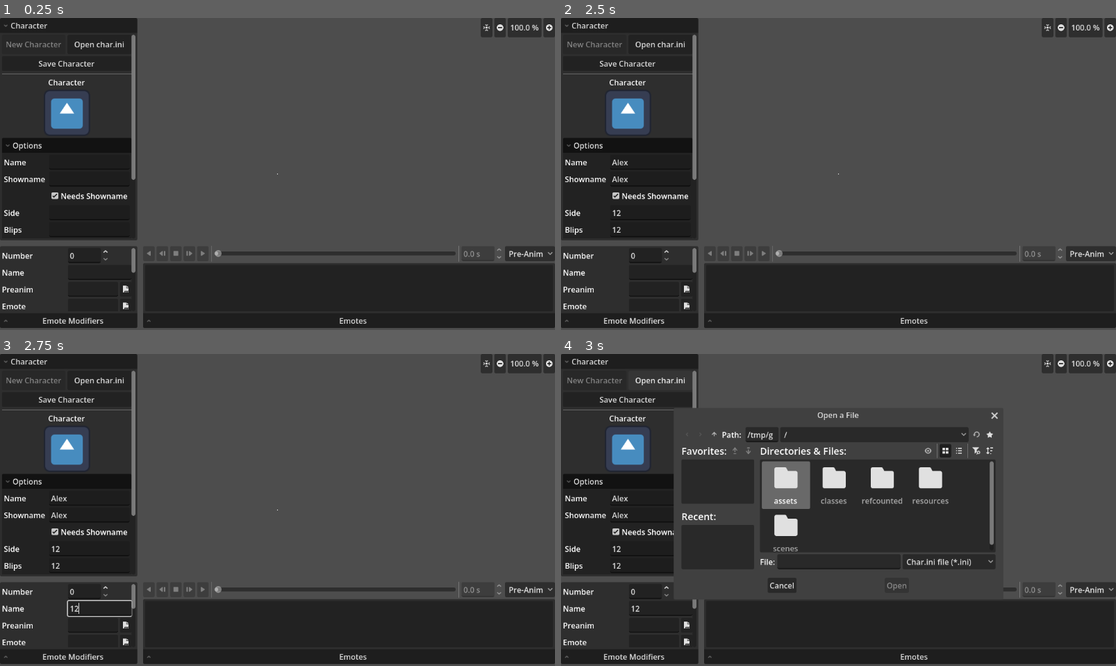
Above: before the commit, frames 1-4 (two rows, left to right).
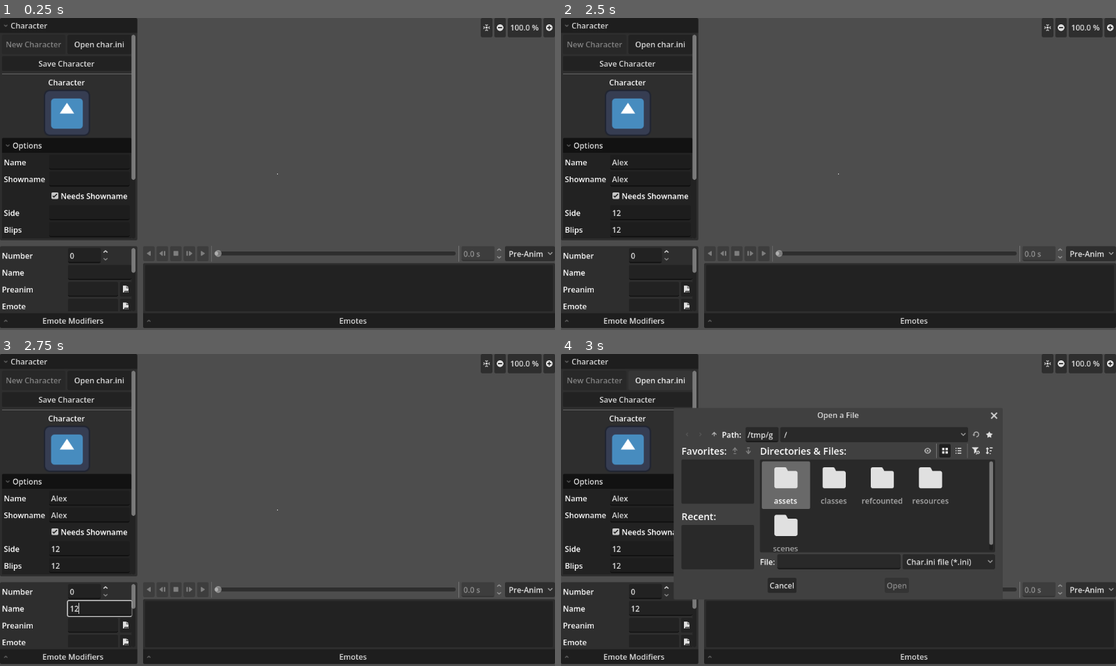
Above: after the commit, the same moments.

Repository: Crystalwarrior/KFO-CharMaker
Game: Godot game, scene res://scenes/main.tscn
The game is run twice, just before and just after one commit, with the same random seed, the same clock (stepped at 60 frames per second) and the same inputs. The engine's default icon, where the game draws it, is replaced by a stand-in: a white triangle on a blue panel in a dark square.
Inputs (mouse positions are in pixels of both pictures, inside the frame that each line leads up to):
- Up to frame 1 (0.25 s): no input
- Up to frame 2 (2.5 s): click (649, 161) at 0.52 s; type "Alex" at 0.6 s; click (649, 180) at 0.75 s; type "Alex" at 0.83 s; click (649, 211) at 0.98 s; type "12" at 1.07 s; click (649, 230) at 1.27 s; type "12" at 1.35 s; click (649, 245) at 1.5 s; type "12" at 1.58 s; click (649, 264) at 1.73 s; type "12" at 1.82 s; click (649, 280) at 2.02 s; type "12" at 2.1 s; click (649, 295) at 2.25 s; type "12" at 2.33 s; click (660, 273) at 2.48 s
- Up to frame 3 (2.75 s): type "12" at 2.57 s
- Up to frame 4 (3 s): click "Open char.ini" at 2.75 s

Frames 1-3 are identical in both runs. In frame 4, 0.2% of the frame differs, in the area x 65-79%, y 18-68%.
Error in both runs: Invalid assignment of property or key 'char_name' with value of type 'String' on a base object of type 'Nil'. (res://scenes/char_converter.gd:187)

Commit message:
Fixed bug emote button don't switch back to off state if moved and other emote selected. Fixed bug emote number spinbox show numbers from 0

Diff:
--- a/scenes/char_converter.gd
+++ b/scenes/char_converter.gd
@@ -327,7 +327,7 @@
 func _on_emote_selected(idx: int) -> void:
 	current_emote_number = idx
 	number_spin_box.set_block_signals(true)
-	number_spin_box.value = idx
+	number_spin_box.value = idx + 1
 	number_spin_box.set_block_signals(false)
 	var emote: Emote = current_character.emotes[idx]
 	comment_edit.text = emote.display_name
@@ -382,6 +382,7 @@
 		animation_buttons.visible = false
 		handle_static_file(image_path)
 
+
 func handle_animated_file(image_path: String) -> void:
 	# TODO: Cache all this somehow
 	var magick: Magick = Magick.new()
@@ -416,6 +417,7 @@
 	animation_buttons.set_animation_player(null)
 	for child in world.get_children():
 		child.queue_free()
+
 
 func _on_animState_selected(index: int):
 	current_state = index
@@ -459,10 +461,11 @@
 
 func _on_emote_number_changed(value: float) -> void:
 	var index_from: int = current_emote_number
-	var index_to: int = int(value)
+	var index_to: int = int(value) - 1
 	current_character.emotes.insert(index_to, current_character.emotes.pop_at(index_from))
 	emote_list.move_item(index_from, index_to)
 	current_emote_number = index_to
+	previous_emote_number = index_to
 
 
 func _notification(what):
